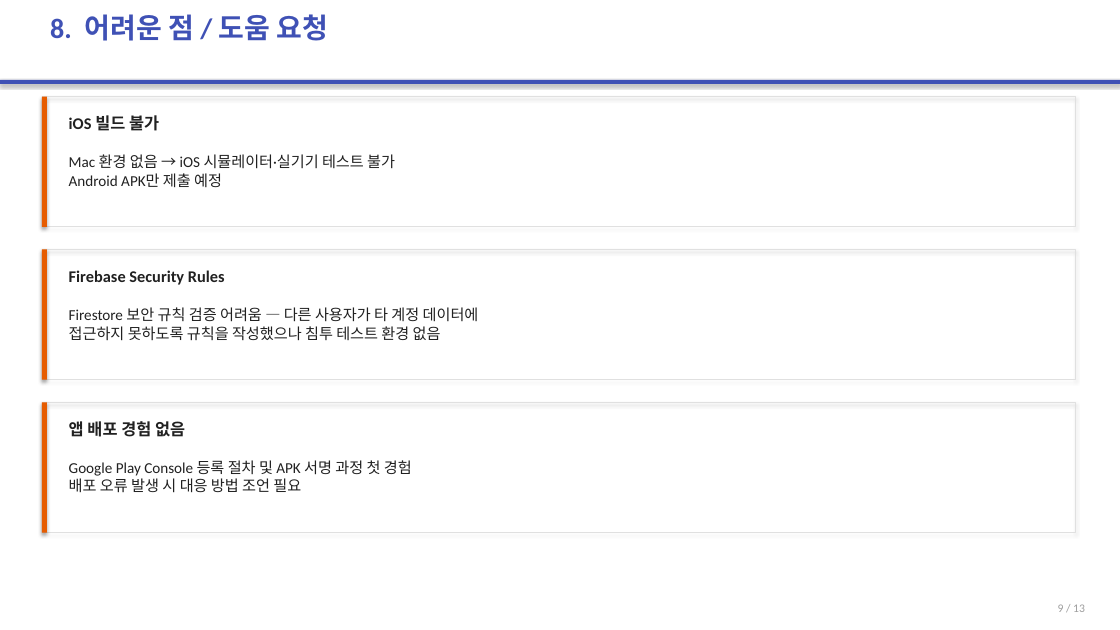
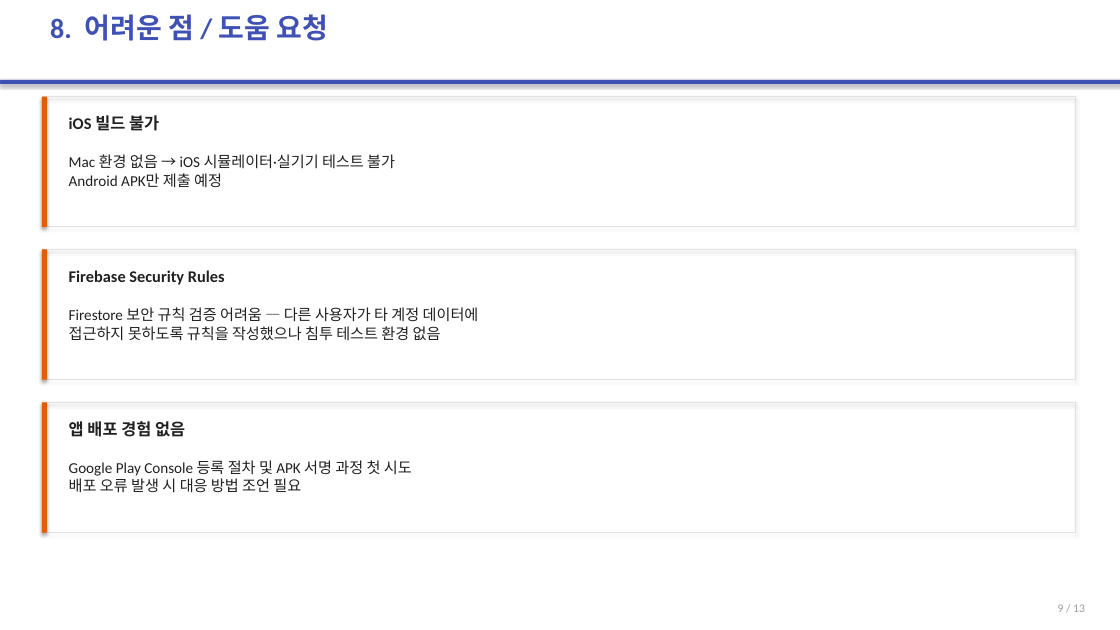
Before and after one commit to 2022136020/project_c, a slide deck: slide 9 of portfolio-tracker/presentation/portfolio-tracker.pptx. Drawn at 1120x630 pixels with LibreOffice and Linux fonts; fonts in the diff are those of the drawing. Boxes give left, top, right and bottom in pixels: in the first picture for what was removed or moved away, otherwise in the second. Text is boxed around its words. In the diff, an @@ line names an element or a change of style, - is before the commit and + after.

```diff
--- a/portfolio-tracker/presentation/portfolio-tracker.pptx
+++ b/portfolio-tracker/presentation/portfolio-tracker.pptx
@@ text at [69, 460, 412, 493]: text changed @@
-Google Play Console 등록 절차 및 APK 서명 과정 첫 경험
-배포 오류 발생 시 대응 방법 조언 필요
+Google Play Console 등록 절차 및 APK 서명 과정 첫 시도
+배포 오류 발생 시 대응 방법 조언 필요
```
Also in this commit, not shown: 4 other slides changed, 1 slide added, 1 slide removed, 1 other file.
